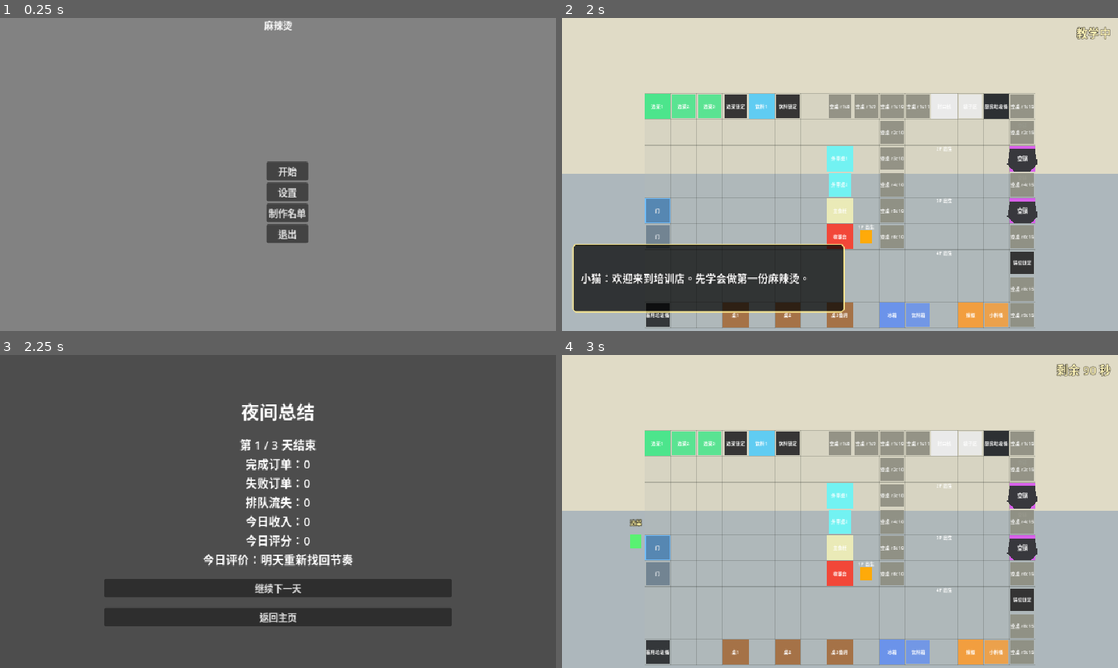
Above: before the commit, frames 1-4 (two rows, left to right).
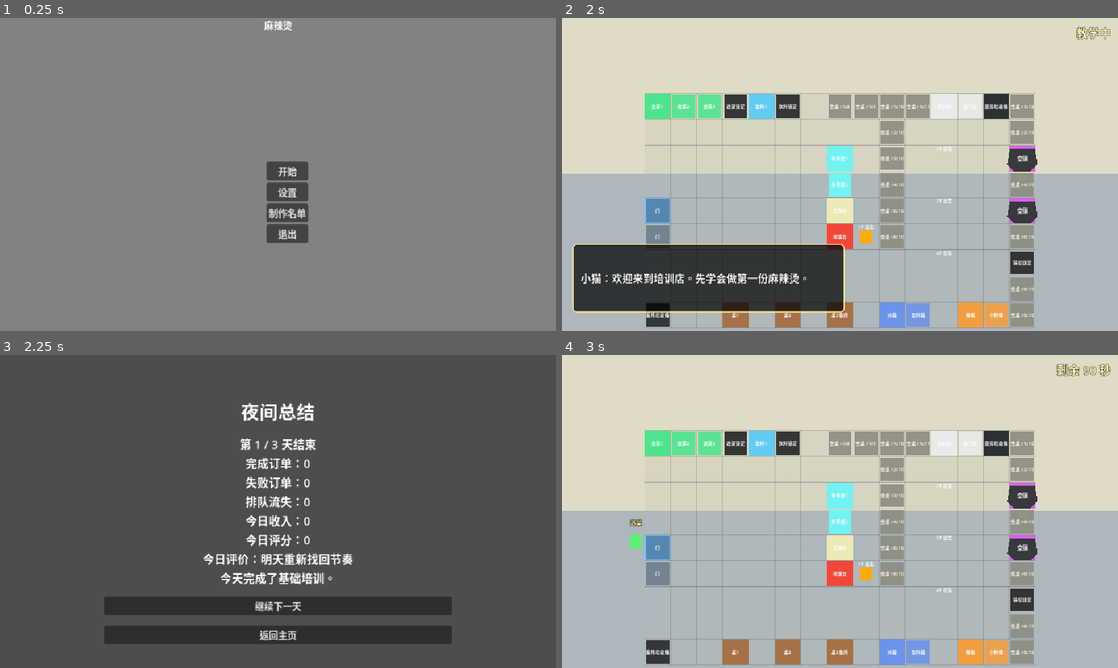
Above: after the commit, the same moments.

Repository: lcy2333orz-crypto/midemalatang
Game: Godot game, scene res://scenes/menus/title_menu.tscn
The game is run twice, just before and just after one commit, with the same random seed, the same clock (stepped at 60 frames per second) and the same inputs.
Inputs:
- Up to frame 1 (0.25 s): no input
- Up to frame 2 (2 s): click "开始" at 0.5 s; click "快速开始" at 1.25 s
- Up to frame 3 (2.25 s): tap Enter (ui_accept) at 2 s; hold Right (ui_right) from 2.03 s (still down); hold T (close_business) from 2.03 s (still down)
- Up to frame 4 (3 s): tap Enter (ui_accept) at 2.27 s; release Right (ui_right) at 2.75 s; release T (close_business) at 2.75 s; click "继续下一天" at 2.75 s

Frames 1-2 are identical in both runs. In frame 3, 13% of the frame differs, in the area x 18-82%, y 26-93%; in frame 4, nothing differs.

Commit message:
day1 night

Diff:
--- a/scenes/gameplay/restaurant/restaurant_game_manager.gd
+++ b/scenes/gameplay/restaurant/restaurant_game_manager.gd
@@ -1749,6 +1749,15 @@
 	_finish_day_and_show_summary()
 
 
+func finish_tutorial_day() -> void:
+	if is_ending_day:
+		return
+	is_day_open = false
+	day_time_remaining = 0.0
+	spawn_elapsed = 0.0
+	_finish_day_and_show_summary()
+
+
 func _has_active_restaurant_work() -> bool:
 	if held_dirty_cooker != null:
 		return true
--- a/scenes/gameplay/restaurant/tutorial_controller.gd
+++ b/scenes/gameplay/restaurant/tutorial_controller.gd
@@ -632,7 +632,9 @@
 	enabled = false
 	_clear_highlight()
 	if ui != null and ui.has_method("show_tutorial_text"):
-		ui.show_tutorial_text("当前教学到这里。")
+		ui.show_tutorial_text("Day 1 教学完成，进入夜间总结。")
+	if manager != null and manager.has_method("finish_tutorial_day"):
+		manager.finish_tutorial_day()
 
 
 func _is_current_order_bowl(bowl: OrderBowl) -> bool:
--- a/scenes/restaurant_summary/restaurant_night_summary.gd
+++ b/scenes/restaurant_summary/restaurant_night_summary.gd
@@ -56,6 +56,8 @@
 	var money: int = int(summary.get("money_today", 0))
 	var score: int = int(summary.get("score_today", 0))
 	var review: String = str(summary.get("review_text", _get_review_text(score)))
+	if day == 1:
+		review = "%s\n今天完成了基础培训。" % review
 
 	summary_label.text = "第 %d / %d 天结束\n完成订单：%d\n失败订单：%d\n排队流失：%d\n今日收入：%d\n今日评分：%d\n%s" % [
 		day,
--- a/tools/restaurant_smoke_test.gd
+++ b/tools/restaurant_smoke_test.gd
@@ -967,13 +967,33 @@
 		_fail("tutorial controller", "review dine-in completion should advance to day1_done")
 		scene.queue_free()
 		return
+	manager.completed_orders = 4
+	manager.failed_orders = 0
+	manager.money_today = 40
+	manager.score_today = 12
+	manager.auto_change_to_summary = false
 	controller._advance_step()
 	if not controller.finished or bool(controller.enabled):
 		_fail("tutorial controller", "day1_done confirm should finish tutorial")
 		scene.queue_free()
 		return
-	if tutorial_label == null or not tutorial_label.text.contains("当前教学到这里"):
-		_fail("tutorial controller", "finished tutorial should show final tutorial text")
+	if tutorial_label == null or not tutorial_label.text.contains("Day 1 教学完成，进入夜间总结"):
+		_fail("tutorial controller", "finished tutorial should show night summary handoff text")
+		scene.queue_free()
+		return
+	if not bool(manager.summary_transition_requested) or RestaurantRunState.last_day_summary.is_empty():
+		_fail("tutorial controller", "finished tutorial should request and record night summary")
+		scene.queue_free()
+		return
+	if int(RestaurantRunState.last_day_summary.get("completed_orders", 0)) != 4:
+		_fail("tutorial controller", "tutorial finish summary should record completed orders")
+		scene.queue_free()
+		return
+	var total_money_after_tutorial_finish: int = int(RestaurantRunState.total_money)
+	var total_completed_after_tutorial_finish: int = int(RestaurantRunState.total_completed_orders)
+	manager.finish_tutorial_day()
+	if int(RestaurantRunState.total_money) != total_money_after_tutorial_finish or int(RestaurantRunState.total_completed_orders) != total_completed_after_tutorial_finish:
+		_fail("tutorial controller", "finish_tutorial_day should not record day twice")
 		scene.queue_free()
 		return
 	scene.queue_free()
@@ -1015,6 +1035,26 @@
 		return
 
 	disabled_scene.queue_free()
+
+	RestaurantRunState.start_new_run(3)
+	RestaurantRunState.current_day = 2
+	var day_two_scene: Node = scene_resource.instantiate()
+	get_root().add_child(day_two_scene)
+	await process_frame
+	await process_frame
+	var day_two_controller: TutorialController = day_two_scene.get_node_or_null("TutorialController") as TutorialController
+	var day_two_ui: RestaurantUI = day_two_scene.get_node_or_null("UI") as RestaurantUI
+	if day_two_controller == null or bool(day_two_controller.enabled):
+		_fail("tutorial controller", "Day 2 should not enable Day 1 tutorial")
+		day_two_scene.queue_free()
+		return
+	var day_two_tutorial_panel: Panel = day_two_ui.get("tutorial_panel") as Panel if day_two_ui != null else null
+	if day_two_tutorial_panel != null and bool(day_two_tutorial_panel.visible):
+		_fail("tutorial controller", "Day 2 should not show Day 1 tutorial panel")
+		day_two_scene.queue_free()
+		return
+	day_two_scene.queue_free()
+
 	_pass("tutorial controller")
 
 
@@ -3620,6 +3660,10 @@
 		_fail("summary scene", "summary did not show day results")
 		scene.queue_free()
 		return
+	if not summary_label.text.contains("今天完成了基础培训"):
+		_fail("summary scene", "Day 1 summary should mention basic training completion")
+		scene.queue_free()
+		return
 	scene.queue_free()
 
 	RestaurantRunState.start_new_run(1)
